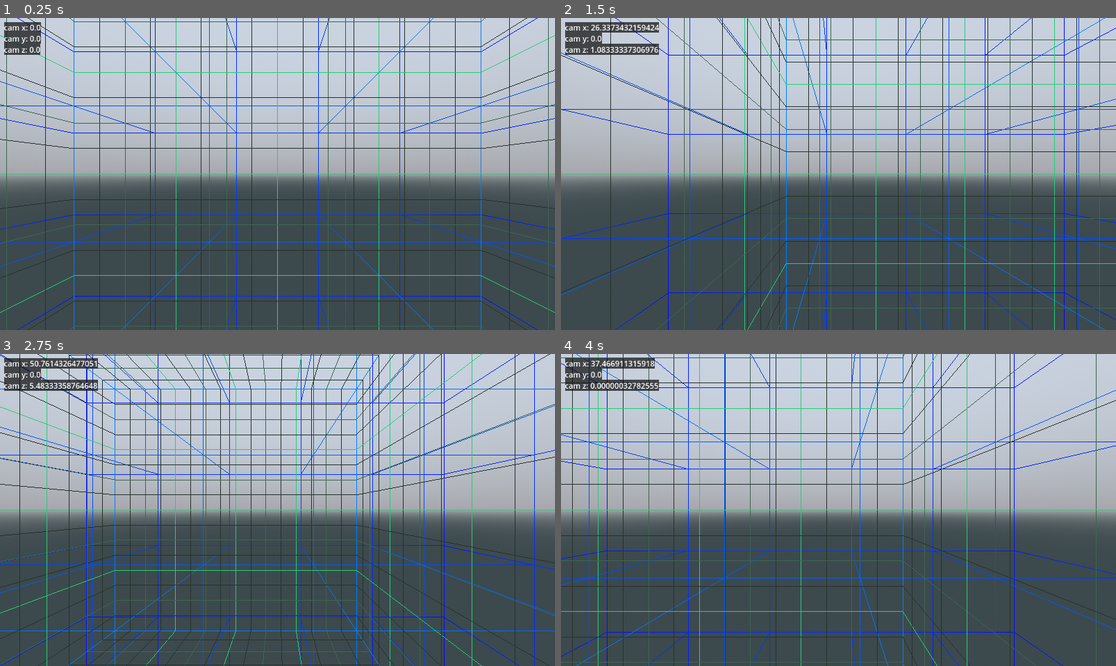
Above: before the commit, frames 1-4 (two rows, left to right).
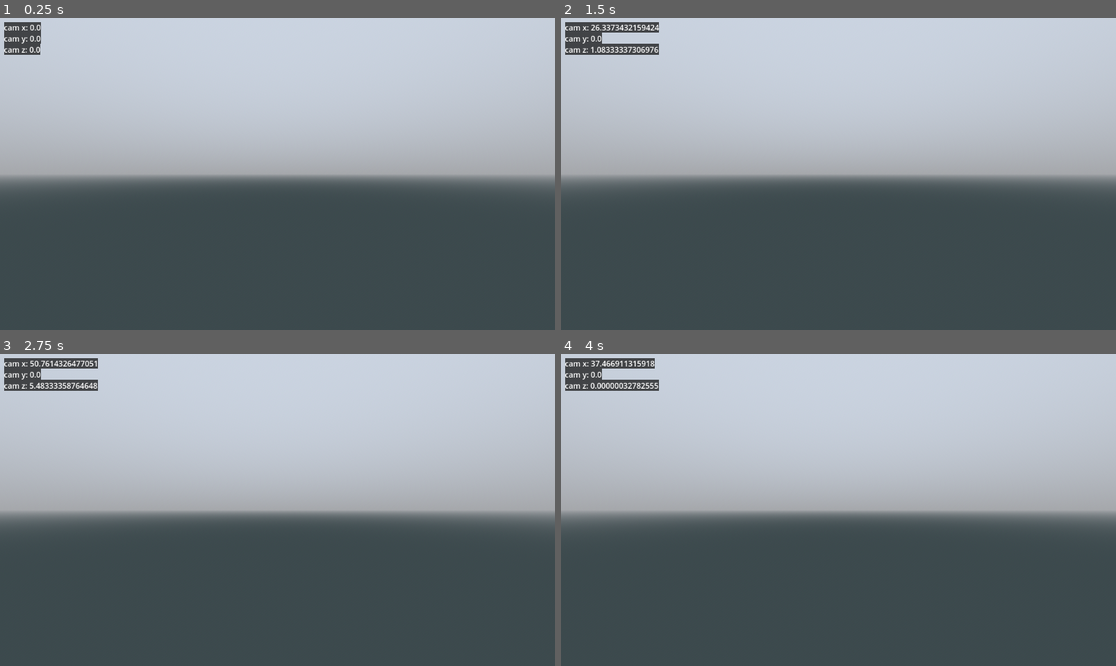
Above: after the commit, the same moments.

Repository: pixerhp/Hatchetflair
Game: Godot game, scene res://topscenes/gameplay_topscene.tscn
Same seed, same stepped clock (60 frames per second), same inputs: the game is played once before the commit and once after it.
Inputs (mouse positions are in pixels of both pictures, inside the frame that each line leads up to):
- Up to frame 1 (0.25 s): no input
- Up to frame 2 (1.5 s): tap Enter at 0.5 s; move the mouse to (960, 158) at 0.52 s; hold D (move_right) 0.53-1.28 s; hold Shift (speed_faster) 0.53-1.28 s; click (960, 158) at 0.67 s; move the mouse to (727, 189) at 1.27 s; hold S (move_backwards) from 1.28 s (still down); tap Ctrl (speed_slower) at 1.35 s
- Up to frame 3 (2.75 s): move the mouse to (333, 441) at 2.02 s; release S (move_backwards) at 2.03 s; hold D (move_right) from 2.03 s (still down); hold Shift (speed_faster) from 2.03 s (still down)
- Up to frame 4 (4 s): move the mouse to (810, 572) at 2.77 s; release D (move_right) at 2.78 s; release Shift (speed_faster) at 2.78 s; hold W (move_forwards) 2.78-3.53 s; tap Ctrl (speed_slower) at 2.85 s; click (810, 572) at 2.92 s; move the mouse to (1005, 556) at 3.52 s; hold A (move_left) from 3.53 s (still down); hold Shift (speed_faster) from 3.53 s (still down)

The runs differ from the first frame. In frame 1, 7.7% of the frame differs, in the area x 0-100%, y 0-100%; in frame 2, 8.0%; in frame 3, 11%; in frame 4, 7.6%.

Commit message:
Implemented borders draw mode cycling

Diff:
--- a/scripts/autoloaded/debug_draw.gd
+++ b/scripts/autoloaded/debug_draw.gd
@@ -5,12 +5,15 @@
 var immediate_mesh: ImmediateMesh = ImmediateMesh.new()
 var line_material: StandardMaterial3D = StandardMaterial3D.new()
 
+var borders_draw_mode: int = 0
+var chunkborders_mesh_instance: MeshInstance3D = MeshInstance3D.new()
 var chunkborders_arraymesh: ArrayMesh = ArrayMesh.new()
-var chunkborders_mesh_instance: MeshInstance3D = MeshInstance3D.new()
-
-#var chunkborders_verts: PackedVector3Array = PackedVector3Array()
-#var chunkborders_indices: PackedInt32Array = PackedInt32Array()
-#var chunkborders_colors: PackedColorArray = PackedColorArray()
+var chunkborders_move_with_cam: bool = false
+var metringrid_mesh_instance: MeshInstance3D = MeshInstance3D.new()
+var metringrid_arraymesh: ArrayMesh = ArrayMesh.new()
+var metringrid_move_with_cam: bool = false
+
+
 
 # Expects each outer element to be in the form [Vector3, Vector3, Color (optional)]
 var lines_to_draw: Array[Array] = []
@@ -42,14 +45,20 @@
 	initialize_chunkborders_arraymesh()
 	chunkborders_mesh_instance.mesh = chunkborders_arraymesh
 	chunkborders_mesh_instance.material_override = line_material
+	chunkborders_mesh_instance.visible = false
 	add_child(chunkborders_mesh_instance)
+
+	initialize_metringrid_arraymesh()
+	metringrid_mesh_instance.mesh = metringrid_arraymesh
+	metringrid_mesh_instance.material_override = line_material
+	metringrid_mesh_instance.visible = false
+	add_child(metringrid_mesh_instance)
 
 const chunk_length: int = 16 # (assumes a metrin is length 1.)
 func initialize_chunkborders_arraymesh():
 	const layers: int = 3
 	const grid_close_hue: float = 3.5 / 6.0
 	const grid_color_range: float = 0.5 / 6.0
-	const metrin_lines_color: Color = Color.SPRING_GREEN
 
 	var verts: PackedVector3Array = []
 	verts.resize((layers*2)**3)
@@ -90,114 +99,7 @@
 			indices[ind_i + 1] = i + ((layers*2)**2)
 			ind_i += 2
 
-	# !!! (divide the center chunk borders into metrin lines at the walls)
-	if chunk_length > 1:
-
-		var vert_i: int = verts.size()
-		verts.resize(verts.size() + (12 * (chunk_length - 1)))
-		colors.resize(colors.size() + (12 * (chunk_length - 1)))
-		indices.resize(indices.size() + (6 * (chunk_length - 1) * 2))
-
-		var x_state: bool = false
-		var y_state: bool = false
-		var z_state: bool = false
-		for i in range(12):
-			x_state = int((i == 2) or (i == 5) or (i == 7) or (i == 10))
-			y_state = int((i == 3) or (i == 6) or (i == 7) or (i == 11))
-			z_state = int((i == 8) or (i == 9) or (i == 10) or (i == 11))
-			for j in range(chunk_length - 1):
-				match posmod(j, 4):
-					0, 2:
-						colors[vert_i + j] = Color.from_hsv(metrin_lines_color.h, 0.2, 0.2)
-					1:
-						colors[vert_i + j] = Color.from_hsv(metrin_lines_color.h, 0.4, 0.4)
-					3:
-						colors[vert_i + j] = Color.from_hsv(metrin_lines_color.h, 0.8, 0.8)
-			if (i == 0) or (i == 3) or (i == 8) or (i == 11): # x row
-				for j in range(1, chunk_length, 1):
-					verts[vert_i] = Vector3(
-						float(j) - (float(chunk_length) / 2.0),
-						float(int(y_state) * chunk_length) - (float(chunk_length) / 2.0),
-						float(int(z_state) * chunk_length) - (float(chunk_length) / 2.0),
-					)
-					if y_state == false:
-						indices.append_array([vert_i, vert_i +
-						(3 * (chunk_length - 1))])
-						ind_i += 1
-					if z_state == false:
-						indices.append_array([vert_i, vert_i +
-						(8 * (chunk_length - 1))])
-						ind_i += 1
-					vert_i += 1
-			elif (i == 1) or (i == 2) or (i == 9) or (i == 10): # y row
-				for j in range(1, chunk_length, 1):
-					verts[vert_i] = Vector3(
-						float(int(x_state) * chunk_length) - (float(chunk_length) / 2.0),
-						float(j) - (float(chunk_length) / 2.0),
-						float(int(z_state) * chunk_length) - (float(chunk_length) / 2.0),
-					)
-					if x_state == false:
-						indices.append_array([vert_i, vert_i +
-						(1 * (chunk_length - 1))])
-						ind_i += 1
-					if z_state == false:
-						indices.append_array([vert_i, vert_i +
-						(8 * (chunk_length - 1))])
-						ind_i += 1
-					vert_i += 1
-			elif (i == 4) or (i == 5) or (i == 6) or (i == 7): # z row
-				for j in range(1, chunk_length, 1):
-					verts[vert_i] = Vector3(
-						float(int(x_state) * chunk_length) - (float(chunk_length) / 2.0),
-						float(int(y_state) * chunk_length) - (float(chunk_length) / 2.0),
-						float(j) - (float(chunk_length) / 2.0),
-					)
-					if x_state == false:
-						indices.append_array([vert_i, vert_i +
-						(1 * (chunk_length - 1))])
-						ind_i += 1
-					if y_state == false:
-						indices.append_array([vert_i, vert_i +
-						(2 * (chunk_length - 1))])
-						ind_i += 1
-					vert_i += 1
-
-
-
-			#cnn
-			#ncn
-			#pcn
-			#cpn
-			#
-			#nnc
-			#pnc
-			#npc
-			#ppc
-			#
-			#cnp
-			#ncp
-			#pcp
-			#cpp
-			pass
-
-		#for z in range(chunk_length + 1):
-			#for y in range(chunk_length + 1):
-				#for x in range(chunk_length + 1):
-					#if ((y == 0) or (y == chunk_length)) and ((z == 0) or (z == chunk_length)):
-						#verts[ind] = Vector3(
-							#float(x) - (float(chunk_length) / 2.0),
-							#float(y) - (float(chunk_length) / 2.0),
-							#float(z) - (float(chunk_length) / 2.0),
-						#)
-						#print(verts[ind])
-						#colors[ind] = Color.from_hsv(grid_close_hue, 1, 1)
-						#indices.append_array([ind, ind + chunk_length])
-						#ind += 1
-
-		# !!! ...
-
-
-	# !!! (add center chunk highlight stuff like in the original, around here.)
+	# !!! (add center chunk highlight stuff like in the original, around here?)
 
 	var surface: Array = []
 	surface.resize(Mesh.ARRAY_MAX)
@@ -209,9 +111,93 @@
 		Mesh.PRIMITIVE_LINES,
 		surface,
 	)
-
-
-	pass
+func initialize_metringrid_arraymesh():
+	const metrin_lines_color: Color = Color.SPRING_GREEN
+
+	var verts: PackedVector3Array = []
+	verts.resize(12 * (chunk_length - 1))
+	var colors: PackedColorArray = []
+	colors.resize(12 * (chunk_length - 1))
+	var indices: PackedInt32Array = []
+	indices.resize(12 * (chunk_length - 1))
+
+	var vert_i: int = 0
+	var ind_i: int = 0
+
+	var x_state: bool = false
+	var y_state: bool = false
+	var z_state: bool = false
+	for i in range(12):
+		x_state = int((i == 2) or (i == 5) or (i == 7) or (i == 10))
+		y_state = int((i == 3) or (i == 6) or (i == 7) or (i == 11))
+		z_state = int((i == 8) or (i == 9) or (i == 10) or (i == 11))
+		for j in range(chunk_length - 1):
+			match posmod(j, 4):
+				0, 2:
+					colors[vert_i + j] = Color.from_hsv(metrin_lines_color.h, 0.2, 0.2)
+				1:
+					colors[vert_i + j] = Color.from_hsv(metrin_lines_color.h, 0.4, 0.4)
+				3:
+					colors[vert_i + j] = Color.from_hsv(metrin_lines_color.h, 0.8, 0.8)
+		if (i == 0) or (i == 3) or (i == 8) or (i == 11): # x row
+			for j in range(1, chunk_length, 1):
+				verts[vert_i] = Vector3(
+					float(j) - (float(chunk_length) / 2.0),
+					float(int(y_state) * chunk_length) - (float(chunk_length) / 2.0),
+					float(int(z_state) * chunk_length) - (float(chunk_length) / 2.0),
+				)
+				if y_state == false:
+					indices.append_array([vert_i, vert_i +
+					(3 * (chunk_length - 1))])
+					ind_i += 1
+				if z_state == false:
+					indices.append_array([vert_i, vert_i +
+					(8 * (chunk_length - 1))])
+					ind_i += 1
+				vert_i += 1
+		elif (i == 1) or (i == 2) or (i == 9) or (i == 10): # y row
+			for j in range(1, chunk_length, 1):
+				verts[vert_i] = Vector3(
+					float(int(x_state) * chunk_length) - (float(chunk_length) / 2.0),
+					float(j) - (float(chunk_length) / 2.0),
+					float(int(z_state) * chunk_length) - (float(chunk_length) / 2.0),
+				)
+				if x_state == false:
+					indices.append_array([vert_i, vert_i +
+					(1 * (chunk_length - 1))])
+					ind_i += 1
+				if z_state == false:
+					indices.append_array([vert_i, vert_i +
+					(8 * (chunk_length - 1))])
+					ind_i += 1
+				vert_i += 1
+		elif (i == 4) or (i == 5) or (i == 6) or (i == 7): # z row
+			for j in range(1, chunk_length, 1):
+				verts[vert_i] = Vector3(
+					float(int(x_state) * chunk_length) - (float(chunk_length) / 2.0),
+					float(int(y_state) * chunk_length) - (float(chunk_length) / 2.0),
+					float(j) - (float(chunk_length) / 2.0),
+				)
+				if x_state == false:
+					indices.append_array([vert_i, vert_i +
+					(1 * (chunk_length - 1))])
+					ind_i += 1
+				if y_state == false:
+					indices.append_array([vert_i, vert_i +
+					(2 * (chunk_length - 1))])
+					ind_i += 1
+				vert_i += 1
+
+	var surface: Array = []
+	surface.resize(Mesh.ARRAY_MAX)
+	surface[Mesh.ARRAY_VERTEX] = verts
+	surface[Mesh.ARRAY_COLOR] = colors
+	surface[Mesh.ARRAY_INDEX] = indices
+
+	metringrid_arraymesh.add_surface_from_arrays(
+		Mesh.PRIMITIVE_LINES,
+		surface,
+	)
 
 func _process(_delta):
 	immediate_mesh.clear_surfaces()
@@ -220,14 +206,32 @@
 		draw_lines()
 	canvas_item.queue_redraw()
 
-var move_chunkborders_with_cam: bool = true
+	if Input.is_action_just_pressed("debug_borders"):
+		borders_draw_mode = posmod(borders_draw_mode + 1, 4)
+		match borders_draw_mode:
+			0:
+				metringrid_mesh_instance.visible = false
+				metringrid_move_with_cam = false
+			1:
+				chunkborders_mesh_instance.visible = true
+				chunkborders_move_with_cam = true
+			2:
+				metringrid_mesh_instance.visible = true
+				metringrid_move_with_cam = true
+			3:
+				chunkborders_mesh_instance.visible = false
+				chunkborders_move_with_cam = false
+
 func _physics_process(_delta):
-	if move_chunkborders_with_cam:
-		chunkborders_mesh_instance.position = (
-			floor((cam_node.position +
+	if not borders_draw_mode == 0:
+		var updated_position: Vector3 = (floor((cam_node.position +
 			Vector3(float(chunk_length)/2.0, float(chunk_length)/2.0, float(chunk_length)/2.0)) /
 			float(chunk_length)) * float(chunk_length)
 		)
+		if chunkborders_move_with_cam:
+			chunkborders_mesh_instance.position = updated_position
+		if metringrid_move_with_cam:
+			metringrid_mesh_instance.position = updated_position
 
 func draw_chunk_borders():
 	immediate_mesh.surface_begin(Mesh.PRIMITIVE_LINES)
